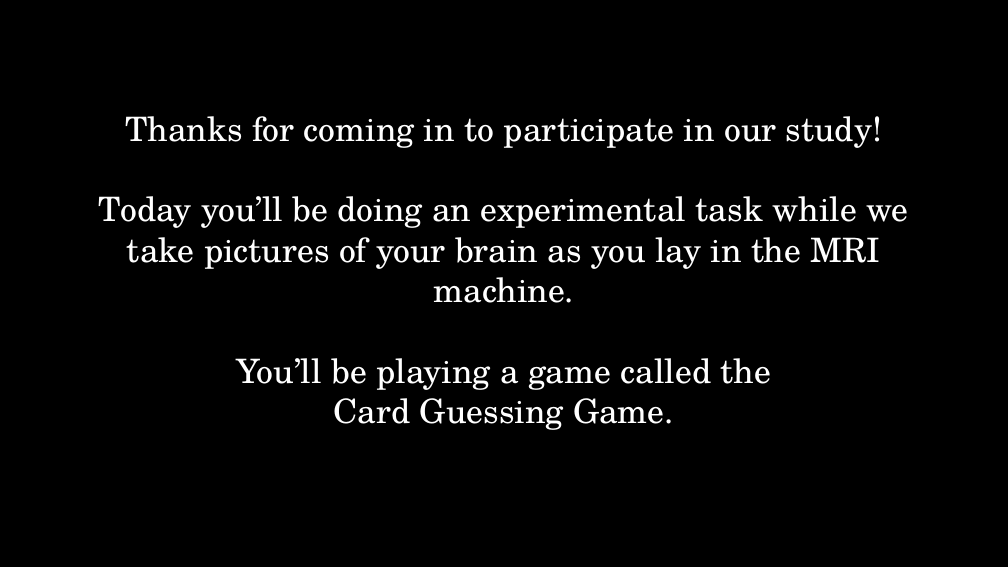
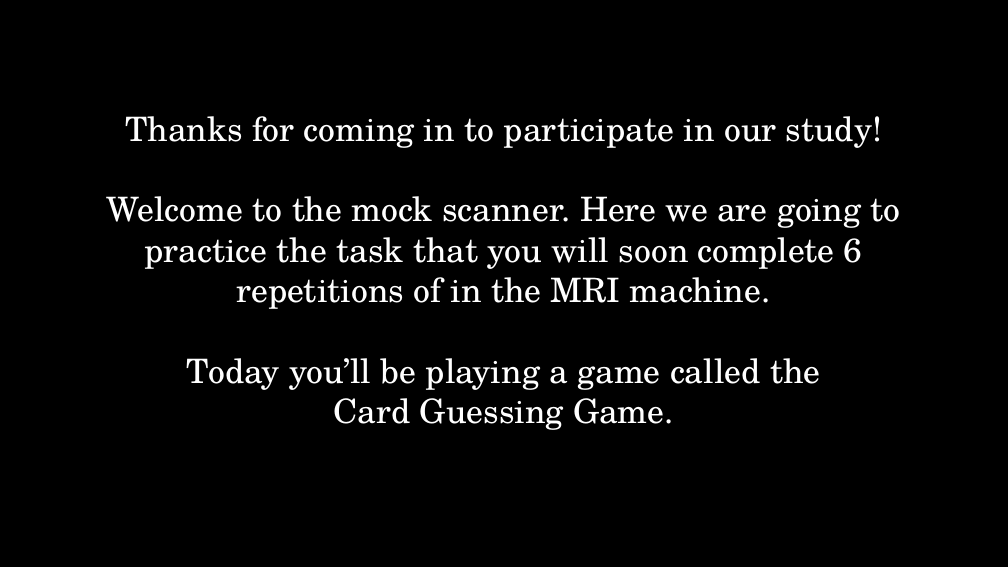
Before and after one commit to DVS-Lab/rf1-sequence-pilot, a slide deck: slide 2 of stimuli/Instructions.pptx. Drawn at 1008x567 pixels with LibreOffice and Linux fonts; fonts in the diff are those of the drawing. Boxes give left, top, right and bottom in pixels: in the first picture for what was removed or moved away, otherwise in the second. Text is boxed around its words. In the diff, an @@ line names an element or a change of style, - is before the commit and + after.

Commit message:
fixing merge error on practice task

```diff
--- a/stimuli/Instructions.pptx
+++ b/stimuli/Instructions.pptx
@@ text "Thanks for coming in to ...": place and size @@
-text "Thanks for coming in to ..." at bbox=[99, 116, 908, 430]
+text "Thanks for coming in to ..." at bbox=[107, 116, 900, 430]
@@ text at bbox=[107, 196, 900, 430]: text changed @@
-Today you’ll be doing an experimental task while we take pictures of your brain as you lay in the MRI machine.
-You’ll be playing a game called the
-Card Guessing Game.
+Welcome to the mock scanner. Here we are going to practice the task that you will soon complete 6 repetitions of in the MRI machine.
+Today you’ll be playing a game called the
+Card Guessing Game.
```
Also in this commit, not shown: 1 other slide changed, 1 other file.
